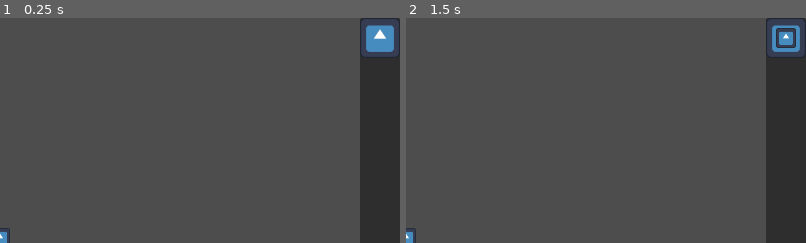
Above: before the commit, frames 1-2 (left to right).
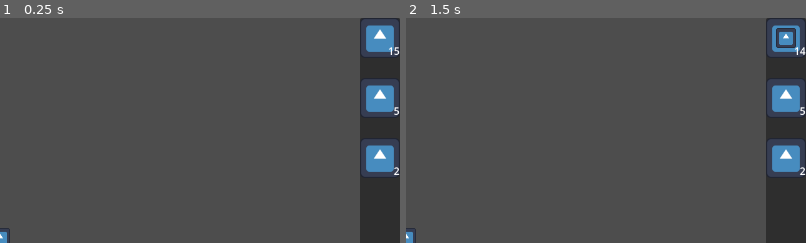
Above: after the commit, the same moments.

Repository: Piqulsky/buasgamejam0225
Game: Godot game, scene res://Scenes/battle_scene.tscn
Same seed, same stepped clock (60 frames per second), same inputs: the game is played once before the commit and once after it. The engine's default icon, where the game draws it, is replaced by a stand-in: a white triangle on a blue panel in a dark square.
Inputs (mouse positions are % of the whole screen's width and height, from its top left):
- Up to frame 1 (0.25 s): no input
- Up to frame 2 (1.5 s): click (98, 4) at 0.5 s; click (98, 4) at 1.25 s
The pictures show only the part of the screen within x 50-100%, y 0-50%; the shares and areas given below are measured in that part.

The runs differ from the first frame. In frame 1, 3.2% of the frame differs, in the area x 90-100%, y 12-71%; in frame 2, 3.2%.

Commit message:
Decrementing buttons

Diff:
--- a/buasgamejam/Scenes/battle_scene.tscn
+++ b/buasgamejam/Scenes/battle_scene.tscn
@@ -4,7 +4,7 @@
 [ext_resource type="Texture2D" uid="uid://psa0q21lf1wp" path="res://Art/icon.svg" id="1_l15qv"]
 [ext_resource type="PackedScene" uid="uid://d0434v71to13p" path="res://Scenes/heart.tscn" id="1_ya8ah"]
 [ext_resource type="Script" path="res://Scripts/BattleHUD.gd" id="3_k4yb5"]
-[ext_resource type="Script" path="res://Scripts/BuildingButton.gd" id="4_relvr"]
+[ext_resource type="PackedScene" uid="uid://c1jf61ielnq4x" path="res://Scenes/building_button.tscn" id="4_6dd0l"]
 
 [sub_resource type="RectangleShape2D" id="RectangleShape2D_mw1k4"]
 size = Vector2(960, 480)
@@ -30,19 +30,24 @@
 offset_right = 1280.0
 offset_bottom = 704.0
 
-[node name="BuildingButton" type="TextureButton" parent="BattleHUD/PlanningButtonsPanel"]
+[node name="BuildingButton" parent="BattleHUD/PlanningButtonsPanel" instance=ExtResource("4_6dd0l")]
 layout_mode = 0
-offset_right = 64.0
-offset_bottom = 64.0
-texture_normal = ExtResource("1_l15qv")
-ignore_texture_size = true
-stretch_mode = 0
-script = ExtResource("4_relvr")
 
-[node name="RemoveButton" type="TextureButton" parent="BattleHUD/PlanningButtonsPanel"]
+[node name="WallButton" parent="BattleHUD/PlanningButtonsPanel" instance=ExtResource("4_6dd0l")]
 layout_mode = 0
+offset_top = 96.0
+offset_bottom = 160.0
+
+[node name="TurretButton" parent="BattleHUD/PlanningButtonsPanel" instance=ExtResource("4_6dd0l")]
+layout_mode = 0
+offset_top = 192.0
+offset_bottom = 256.0
+
+[node name="RemoveButton" type="TextureButton" parent="BattleHUD"]
+layout_mode = 0
+offset_left = 1216.0
 offset_top = 576.0
-offset_right = 64.0
+offset_right = 1280.0
 offset_bottom = 640.0
 texture_normal = ExtResource("1_l15qv")
 ignore_texture_size = true
@@ -88,7 +93,6 @@
 [node name="CollisionShape2D" type="CollisionShape2D" parent="MousePoint"]
 shape = SubResource("CircleShape2D_xvomj")
 
-[connection signal="pressed" from="BattleHUD/PlanningButtonsPanel/BuildingButton" to="." method="_on_wall_button_pressed"]
-[connection signal="pressed" from="BattleHUD/PlanningButtonsPanel/RemoveButton" to="." method="_on_remove_button_pressed"]
+[connection signal="pressed" from="BattleHUD/RemoveButton" to="." method="_on_remove_button_pressed"]
 [connection signal="pressed" from="BattleHUD/BattlePanel/PlayButton" to="." method="_on_play_button_pressed"]
 [connection signal="timeout" from="BattleHUD/ScoreTimer" to="BattleHUD" method="_on_score_timer_timeout"]
--- /dev/null
+++ b/buasgamejam/Scenes/building_button.tscn
@@ -0,0 +1,21 @@
+[gd_scene load_steps=3 format=3 uid="uid://c1jf61ielnq4x"]
+
+[ext_resource type="Texture2D" uid="uid://psa0q21lf1wp" path="res://Art/icon.svg" id="1_vtvsu"]
+[ext_resource type="Script" path="res://Scripts/BuildingButton.gd" id="2_mbj0v"]
+
+[node name="BuildingButton" type="TextureButton"]
+offset_right = 64.0
+offset_bottom = 64.0
+texture_normal = ExtResource("1_vtvsu")
+ignore_texture_size = true
+stretch_mode = 0
+script = ExtResource("2_mbj0v")
+
+[node name="Remaining" type="Label" parent="."]
+layout_mode = 0
+offset_top = 32.0
+offset_right = 64.0
+offset_bottom = 64.0
+text = "0"
+horizontal_alignment = 2
+vertical_alignment = 2
--- a/buasgamejam/Scripts/BattleScene.gd
+++ b/buasgamejam/Scripts/BattleScene.gd
@@ -2,6 +2,9 @@
 
 var building_scene = preload("res://Scenes/building.tscn")
 var removing_scene = preload("res://Scenes/remove_sprite.tscn")
+
+@onready var mouse_point := $MousePoint
+@onready var buildable_area := $BuildableArea
 
 var selected_object :CollisionObject2D
 @onready var occupied_coordinates := [$HeartStatic.position]
@@ -10,17 +13,31 @@
 
 enum {ADDING, DELETING}
 var current_mode := ADDING
+var current_building_key := "Building"
+var current_button :TextureButton
+
+var buildingsLeft := {
+	"Building": 15,
+	"Wall": 5,
+	"Turret": 2
+}
 
 # Called when the node enters the scene tree for the first time.
 func _ready() -> void:
 	selected_object = building_scene.instantiate()
 	add_child(selected_object)
+	for key in buildingsLeft.keys():
+		var button = get_node("BattleHUD/PlanningButtonsPanel/" + key + "Button") as TextureButton
+		button.pressed.connect(_on_building_button_pressed.bind("key", key))
+		var buttonText = button.get_child(0) as Label
+		buttonText.text = str(buildingsLeft[key])
+	current_button = get_node("BattleHUD/PlanningButtonsPanel/" + current_building_key + "Button") as TextureButton
 
 
 # Called every frame. 'delta' is the elapsed time since the previous frame.
 func _process(delta: float) -> void:
-	$MousePoint.position = get_local_mouse_position()
-	if planning and $BuildableArea.overlaps_body($MousePoint):
+	mouse_point.position = get_local_mouse_position()
+	if planning and buildable_area.overlaps_body(mouse_point):
 		var mouseX = get_local_mouse_position().x
 		var mouseY = get_local_mouse_position().y
 		var newPos = Vector2(snapped(mouseX, 32), snapped(mouseY, 32))
@@ -29,6 +46,8 @@
 				if newPos not in occupied_coordinates:
 					selected_object.position = newPos
 				if Input.is_action_just_pressed("confirm"):
+					buildingsLeft[current_building_key] -= 1
+					(current_button.get_child(0) as Label).text = str(buildingsLeft[current_building_key])
 					selected_object.collision_layer = 1
 					occupied_coordinates.append(selected_object.position)
 					selected_object.add_to_group("buildings")
@@ -44,7 +63,8 @@
 							chosen.queue_free()
 
 
-func _on_wall_button_pressed() -> void:
+func _on_building_button_pressed(key: String) -> void:
+	current_building_key = key
 	selected_object.queue_free()
 	selected_object = building_scene.instantiate()
 	add_child(selected_object)
